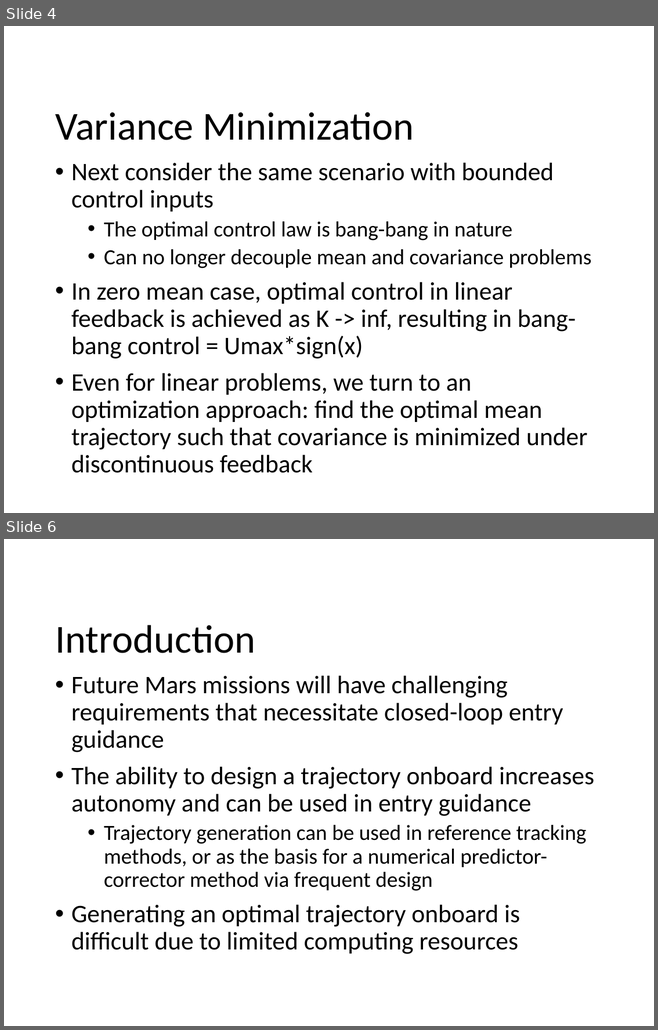
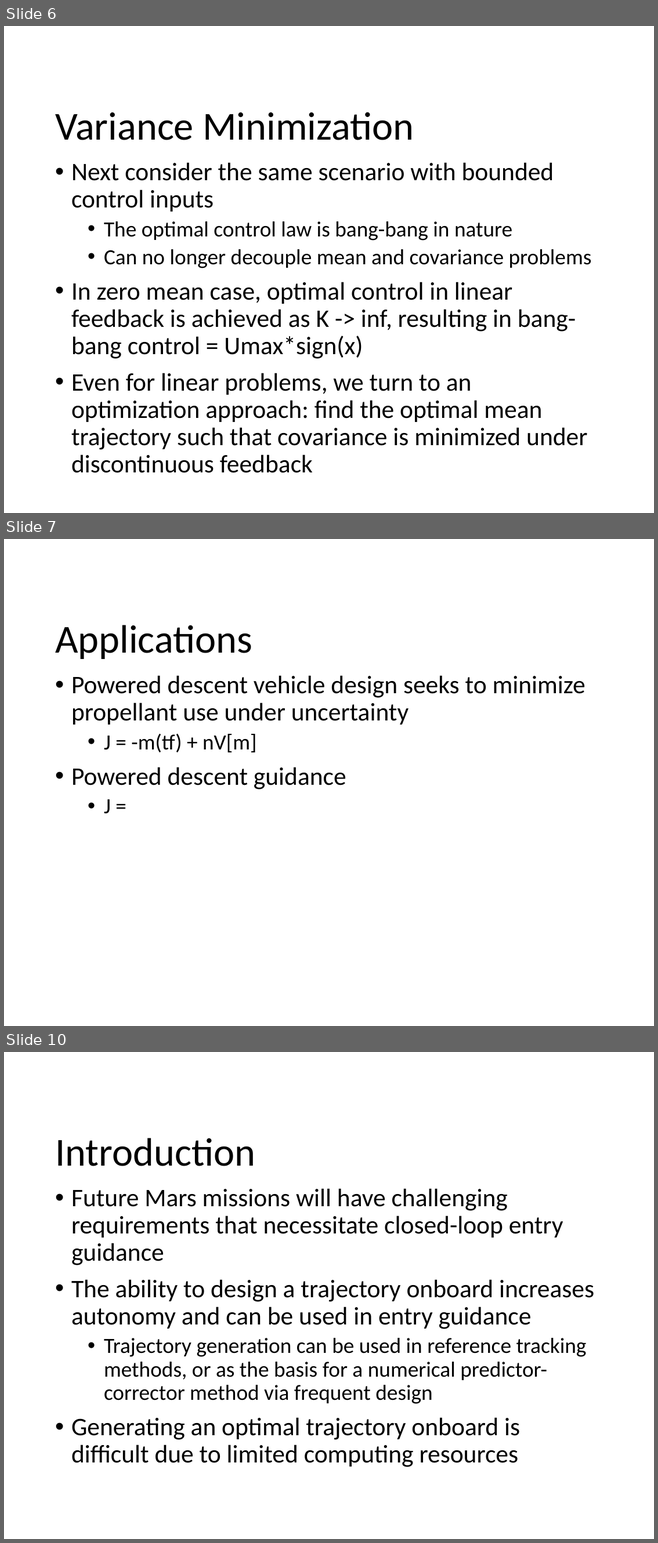
Before and after one commit to CDNoyes/EDL-Py, a slide deck: Documents/Qual Exam.pptx. Shown one above the other, each under a label of ours: slides 4 and 6 before the commit, slides 6, 7 and 10 after it; the slides between them are not shown. The pictures are 658x1030 and 658x1543 pixels, drawn with LibreOffice and Linux fonts; fonts in the diff are those of the drawing; background and template pictures are left out. Boxes give left, top, right and bottom in pixels: in the first picture for what was removed or moved away, otherwise in the second. Text is boxed around its words. In the diff, an @@ line names an element or a change of style, - is before the commit and + after.

```diff
--- a/Documents/Qual Exam.pptx
+++ b/Documents/Qual Exam.pptx
@@ slide 7 added at (4,539,654,1026), background #FFFFFF @@
@@ title added at (55,625,252,659), 44 pt, text #000000 @@
+Applications
@@ text added at (71,675,585,814), 28 pt, text #000000 @@
+• Powered descent vehicle design seeks to minimize propellant use under uncertainty
+  • J = -m(tf) + nV[m]
+• Powered descent guidance
+  • J =
@@ what was slide 4 is now slide 6 @@
@@ what was slide 6 is now slide 10 @@
```
Also in this commit, not shown: 1 slide changed, 3 other slides added, 3 other files.
